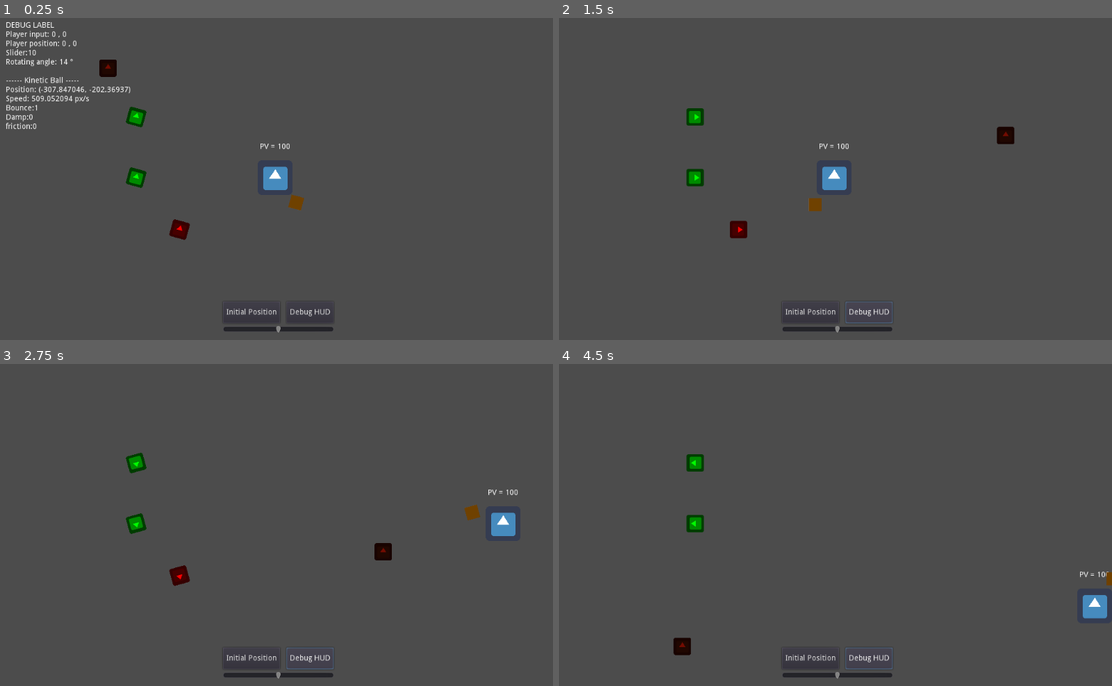
Above: before the commit, frames 1-4 (two rows, left to right).
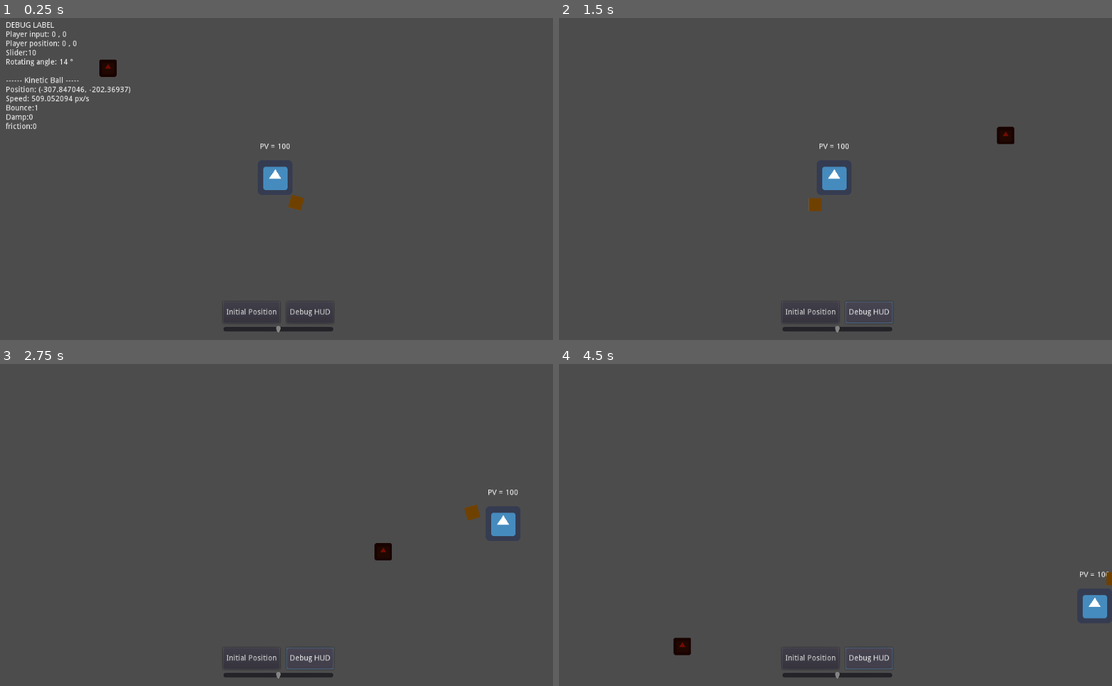
Above: after the commit, the same moments.

Repository: Florian-DELRIEU/Godot-Test
Game: Godot game, scene res://Scenes/MainNode.tscn
Two runs of this game, one before a commit and one after it. Both use one fixed random seed, a clock stepped at 60 frames per second and the inputs below. The engine's default icon, where the game draws it, is replaced by a stand-in: a white triangle on a blue panel in a dark square.
Inputs:
- Up to frame 1 (0.25 s): no input
- Up to frame 2 (1.5 s): click "Initial Position" at 0.5 s; click "Debug HUD" at 1.25 s
- Up to frame 3 (2.75 s): hold Right (ui_right) from 2.03 s (still down)
- Up to frame 4 (4.5 s): release Right (ui_right) at 2.78 s; hold Down (ui_down) 2.78-3.53 s; hold Right (ui_right) 3.53-4.28 s; hold Up (ui_up) from 4.28 s (still down)

The runs differ from the first frame. In frame 1, 0.5% of the frame differs, in the area x 22-35%, y 27-69%; in frame 2, 0.5%, in the area x 22-35%, y 28-69%; in frame 3, 0.5%; in frame 4, 0.4%.

Commit message:
minor maj

Diff:
--- a/Scenes/MainNode.tscn
+++ b/Scenes/MainNode.tscn
@@ -1,11 +1,10 @@
-[gd_scene load_steps=7 format=2]
+[gd_scene load_steps=6 format=2]
 
 [ext_resource path="res://Images/Tiles01.png" type="Texture" id=1]
 [ext_resource path="res://Scripts/MainNode.gd" type="Script" id=2]
 [ext_resource path="res://Scripts/rotate_sprite.gd" type="Script" id=3]
 [ext_resource path="res://Scenes/Player.tscn" type="PackedScene" id=4]
 [ext_resource path="res://Scenes/Kineticball.tscn" type="PackedScene" id=5]
-[ext_resource path="res://Scenes/item.tscn" type="PackedScene" id=6]
 
 [node name="MainNode" type="Node2D"]
 script = ExtResource( 2 )
@@ -93,16 +92,5 @@
 [node name="CollisionPolygon2D2" type="CollisionPolygon2D" parent="Walls"]
 polygon = PoolVector2Array( -560, 336, -560, 304, 656, 304, 656, 336 )
 
-[node name="Node" type="Node" parent="."]
-
-[node name="item" parent="." instance=ExtResource( 6 )]
-
-[node name="item2" parent="." instance=ExtResource( 6 )]
-position = Vector2( -256, -112 )
-
-[node name="item3" parent="." instance=ExtResource( 6 )]
-position = Vector2( -176, 96 )
-item_type = 1
-
 [connection signal="pressed" from="HSplitContainer/Button" to="." method="InitialPose_button"]
 [connection signal="pressed" from="HSplitContainer/Button2" to="." method="Debug_pressed"]
--- a/Scenes/item.tscn
+++ b/Scenes/item.tscn
@@ -8,7 +8,6 @@
 radius = 16.0
 
 [node name="item" type="Area2D"]
-position = Vector2( -256, 0 )
 script = ExtResource( 3 )
 __meta__ = {
 "_edit_group_": true
--- a/Scripts/MainNode.gd
+++ b/Scripts/MainNode.gd
@@ -4,13 +4,15 @@
 var txt = ""
 var DEBUG_HUD = true
 
-func _ready():
-	pass
-
 func _process(delta):
 	player_input_x = $Player.dirX
 	player_input_y = $Player.dirY
 	debug_print()
+
+func recup_loot(valeur):
+	print("J'ai récupérer l'item " + str(valeur))
+
+##################################
 
 func debug_print():
 	txt = """DEBUG LABEL
@@ -45,6 +47,3 @@
 
 func Debug_pressed():
 	DEBUG_HUD = not DEBUG_HUD
-
-func recup_loot(valeur):
-	print("J'ai récupérer l'item " + str(valeur))
Not shown, removed: .mono/metadata/ide_messaging_meta.txt
